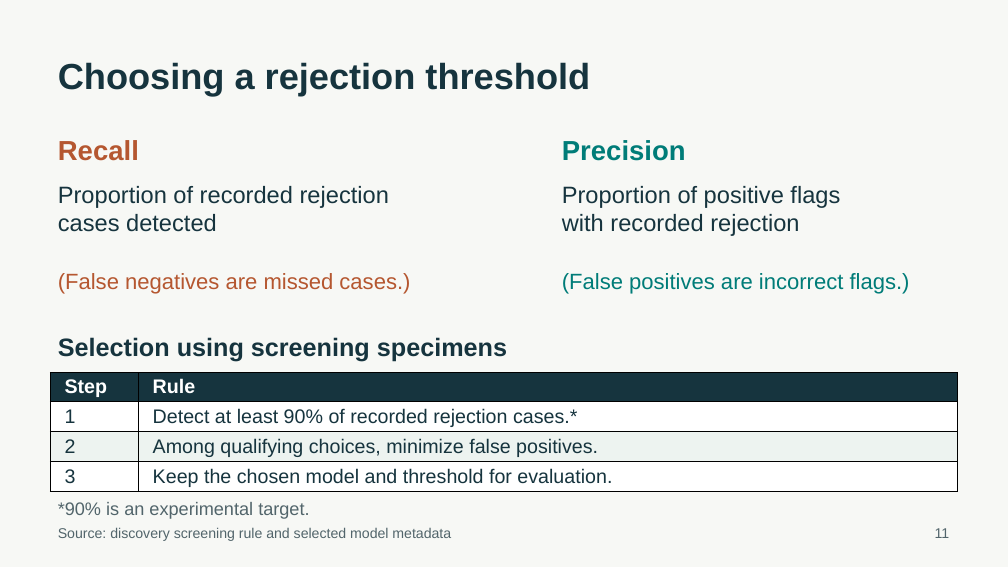
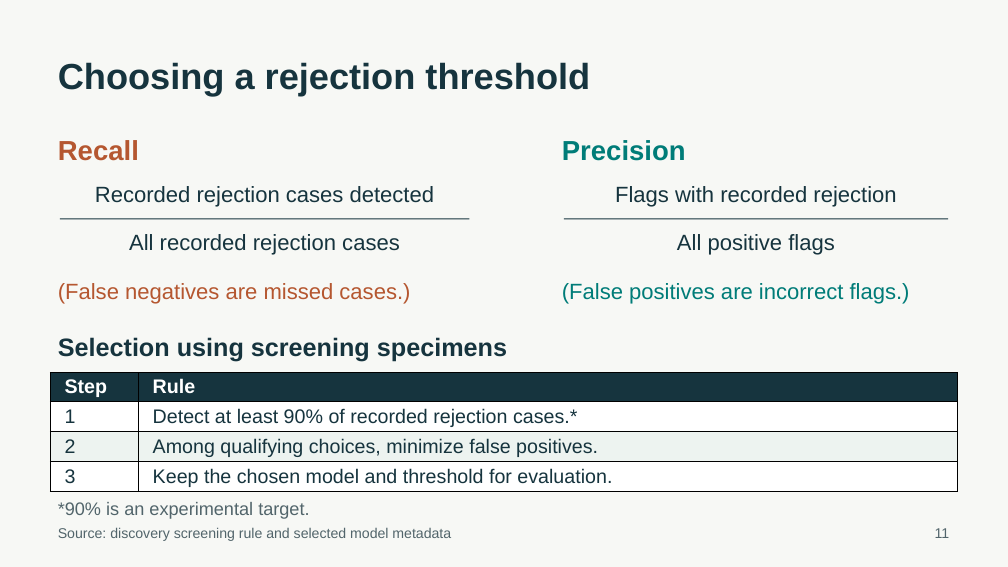
Before and after one commit to ca34525/Kidney-Biopsy-Rejection-Classifier, a slide deck: slide 11 of presentation/unos_kidney_biopsy.pptx. Drawn at 1008x567 pixels with LibreOffice and Linux fonts; fonts in the diff are those of the drawing. Boxes give left, top, right and bottom in pixels: in the first picture for what was removed or moved away, otherwise in the second. Text is boxed around its words. In the diff, an @@ line names an element or a change of style, - is before the commit and + after.

```diff
--- a/presentation/unos_kidney_biopsy.pptx
+++ b/presentation/unos_kidney_biopsy.pptx
@@ text at (95,186,435,207): text changed; size 22.5 to 21 pt @@
-Proportion of recorded rejection
-cases detected
+Recorded rejection cases detected
@@ text at (615,186,896,207): text changed; size 22.5 to 21 pt @@
-Proportion of positive flags
-with recorded rejection
+Flags with recorded rejection
@@ line added from (60, 219) to (470, 219), #16343E 0.9 pt @@
@@ text added at (129,234,400,255), 21 pt, text #16343E @@
+All recorded rejection cases
@@ line added from (564, 219) to (948, 219), #16343E 0.9 pt @@
@@ text added at (677,234,835,255), 21 pt, text #16343E @@
+All positive flags
@@ text "(False negatives are missed cases.)": place and size @@
-text "(False negatives are missed cases.)" at (58,273,410,294)
+text "(False negatives are missed cases.)" at (58,283,410,304)
@@ text "(False positives are incorrect flags.)": place and size @@
-text "(False positives are incorrect flags.)" at (562,273,910,294)
+text "(False positives are incorrect flags.)" at (562,283,910,304)
```
Also in this commit, not shown: 7 other slides changed, 19 other files.
